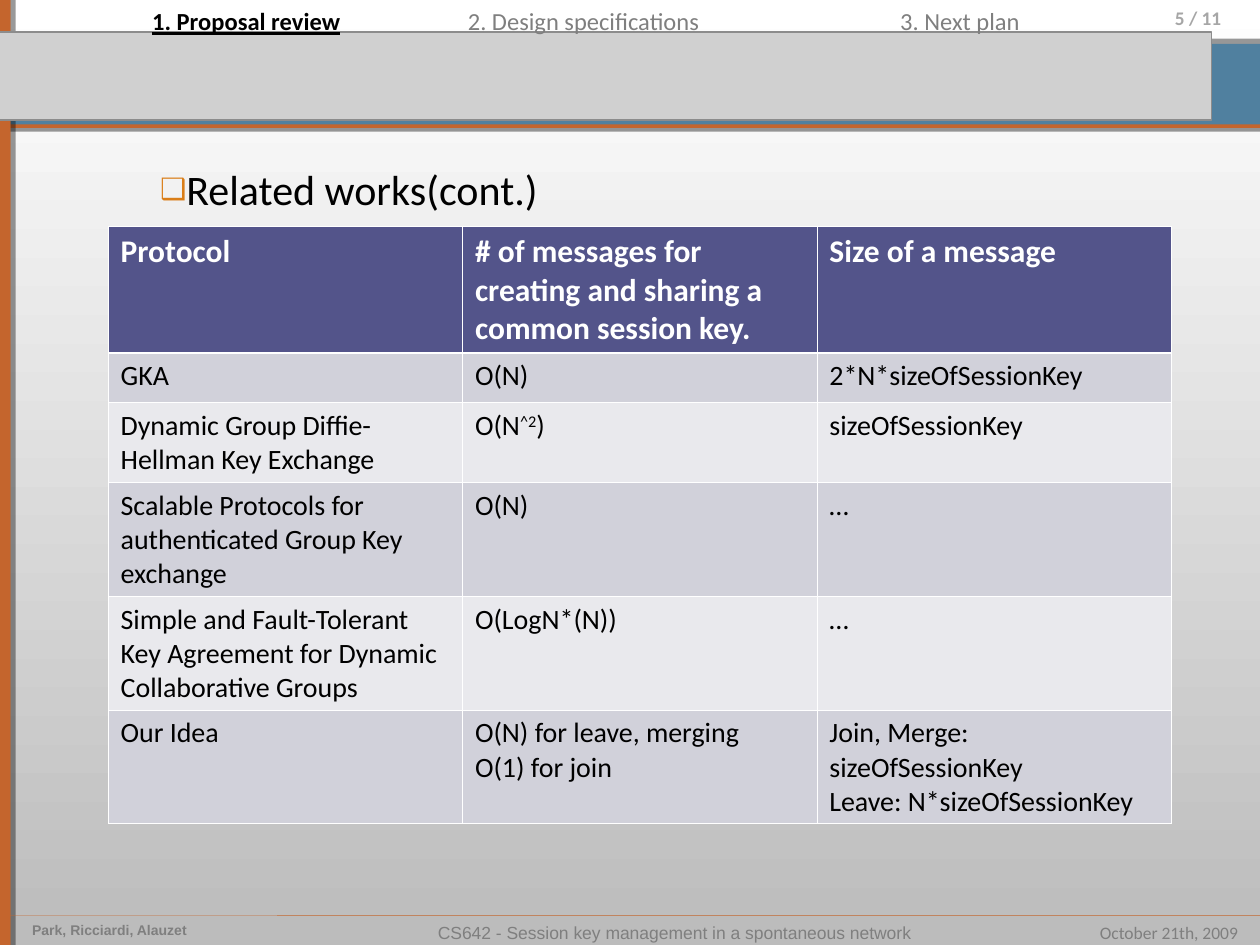
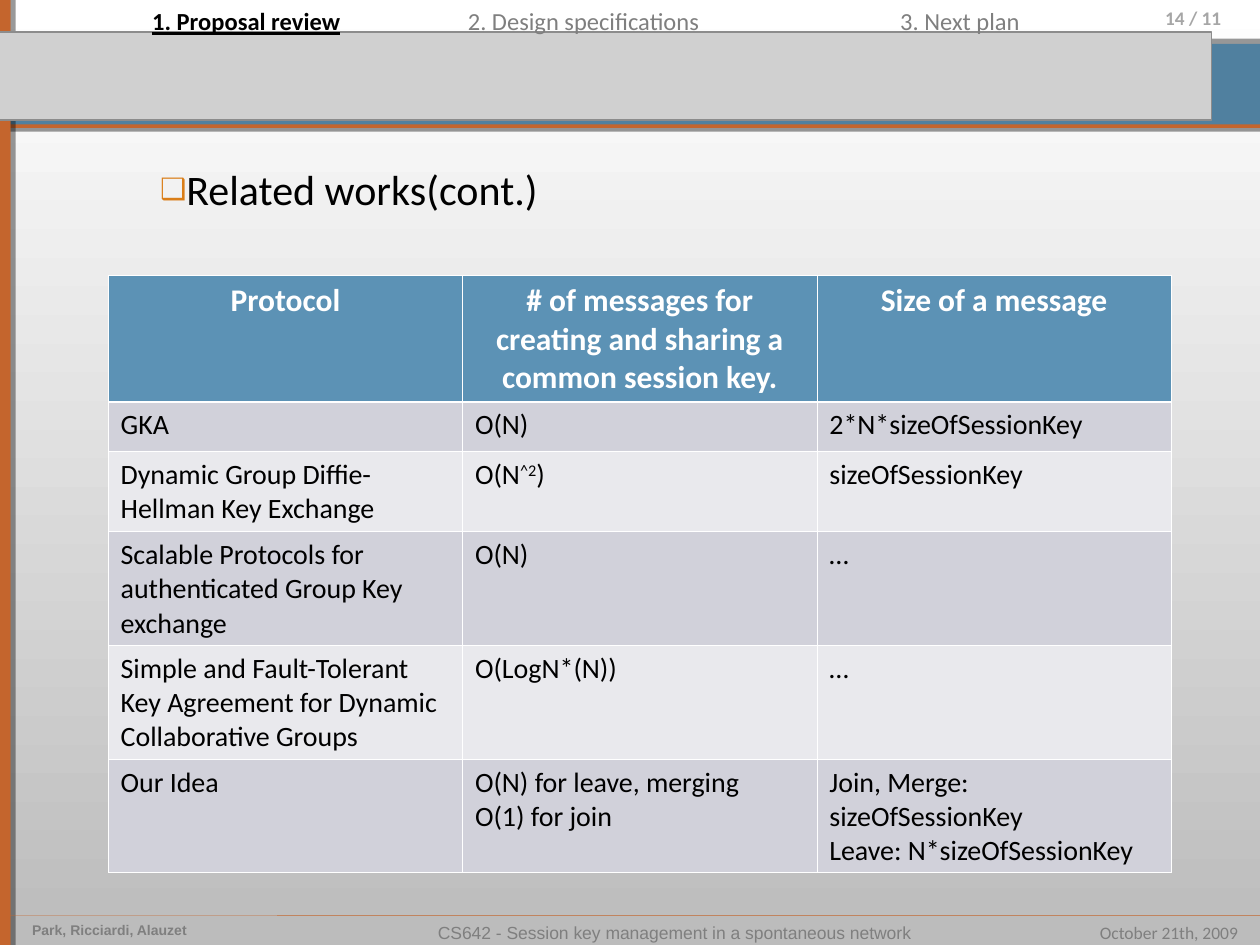
Before and after one commit to pierrealauzet/skemasnet, a slide deck: slide 14 of 3_design/CS462_Skemasnet_design.ppt (slide 5 before the commit). Drawn at 1260x945 pixels with LibreOffice and Linux fonts; fonts in the diff are those of the drawing; grey boxes stand for pictures. Boxes give left, top, right and bottom in pixels: in the first picture for what was removed or moved away, otherwise in the second. Text is boxed around its words. In the diff, an @@ line names an element or a change of style, - is before the commit and + after.

```diff
--- a/3_design/CS462_Skemasnet_design.ppt
+++ b/3_design/CS462_Skemasnet_design.ppt
@@ page number at <box>1165,12,1221,25</box>: text changed @@
-5 / 11
+14 / 11
@@ table at <box>108,276,1171,873</box> @@
@@ fill #53548A to #5C92B5 in row 1 @@
@@ alignment left to centre @@
@@ table: place and size @@
-table at <box>108,227,1171,824</box>
+table at <box>108,276,1171,873</box>
```
Also in this commit, not shown: 2 other slides changed, 10 slides added, 2 slides removed, 1 other file.
